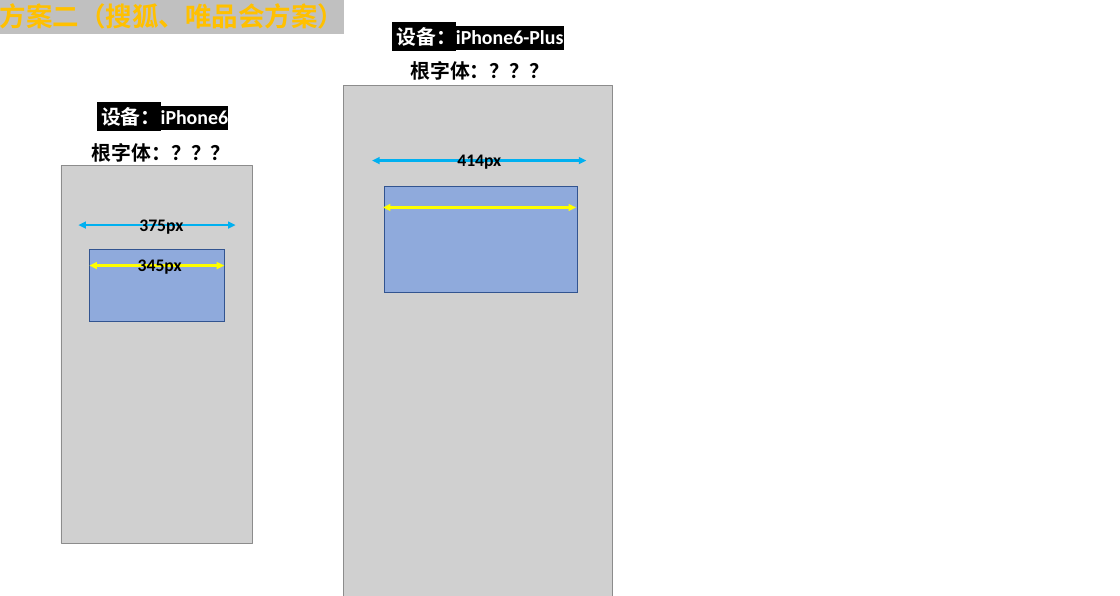
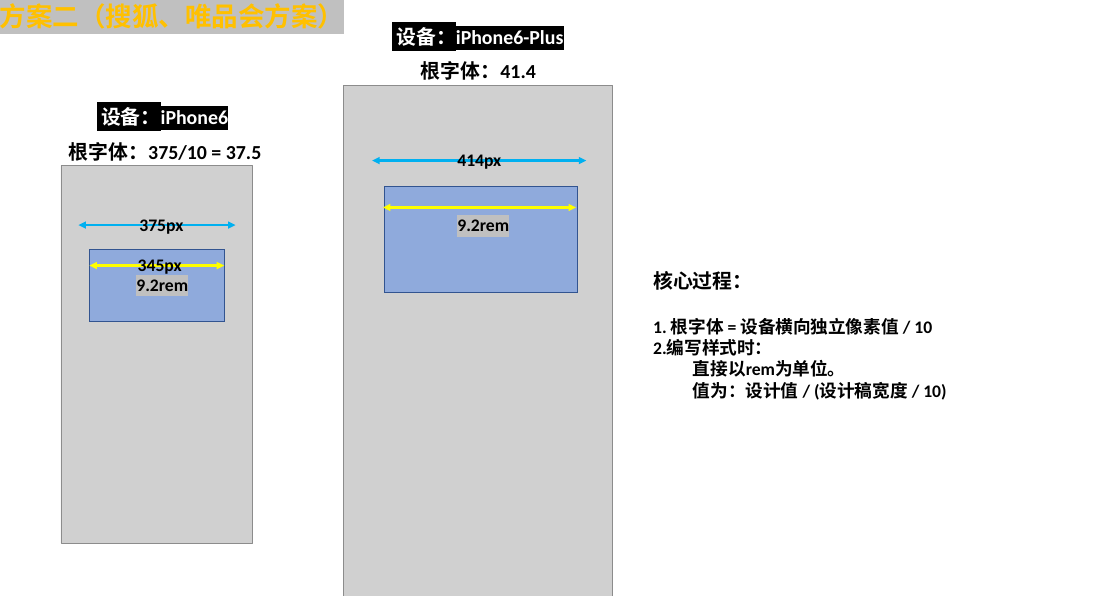
Before and after one commit to tianyucoder/200422_mobile, a slide deck: slide 7 of 演示图/演示与分析.pptx. Drawn at 1120x596 pixels with LibreOffice and Linux fonts; fonts in the diff are those of the drawing; grey boxes stand for pictures. Boxes give left, top, right and bottom in pixels: in the first picture for what was removed or moved away, otherwise in the second. Text is boxed around its words. In the diff, an @@ line names an element or a change of style, - is before the commit and + after.

```diff
--- a/演示图/演示与分析.pptx
+++ b/演示图/演示与分析.pptx
@@ text at (x1=421, y1=61, x2=536, y2=80): text changed @@
-根字体：？？？
+根字体：41.4
@@ text at (x1=69, y1=142, x2=261, y2=166): text changed @@
-根字体：？？？
+根字体：375/10 = 37.5
@@ text added at (x1=457, y1=219, x2=509, y2=231), 16 pt, text #000000, bold @@
+9.2rem
@@ text added at (x1=136, y1=279, x2=188, y2=297), 16 pt, text #000000, bold @@
+9.2rem
@@ text added at (x1=653, y1=271, x2=946, y2=402), 16 pt, text #000000, bold @@
+核心过程：
+1. 根字体 = 设备横向独立像素值 / 10
+2.编写样式时：
+直接以rem为单位。
+值为：设计值 / (设计稿宽度 / 10)
```
Also in this commit, not shown: 7 other files.
